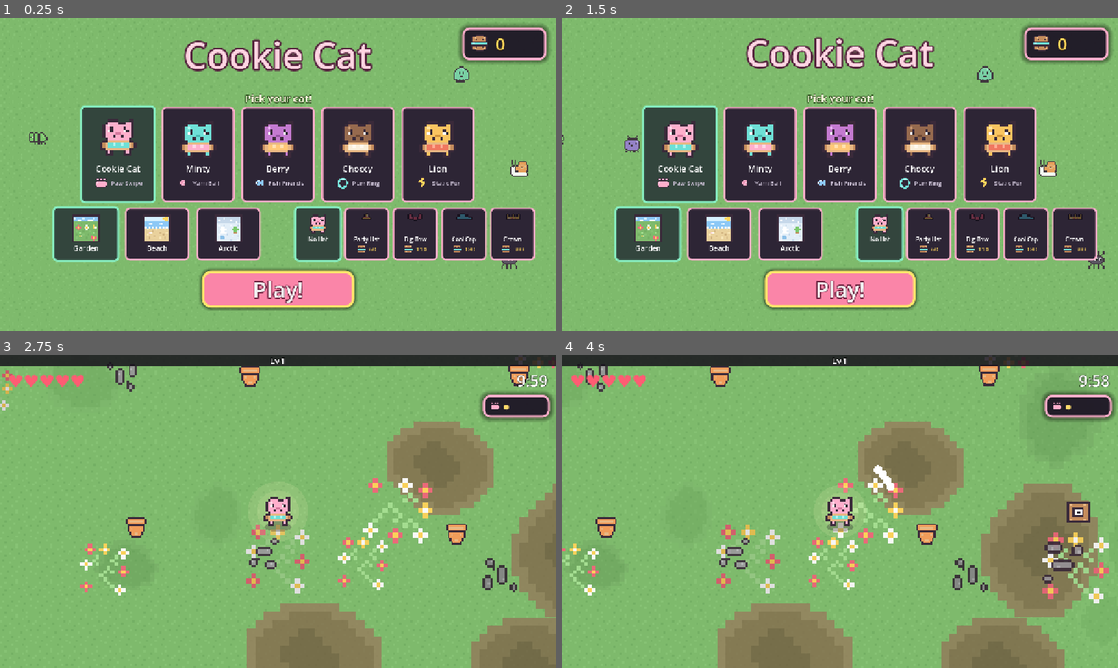
Above: before the commit, frames 1-4 (two rows, left to right).
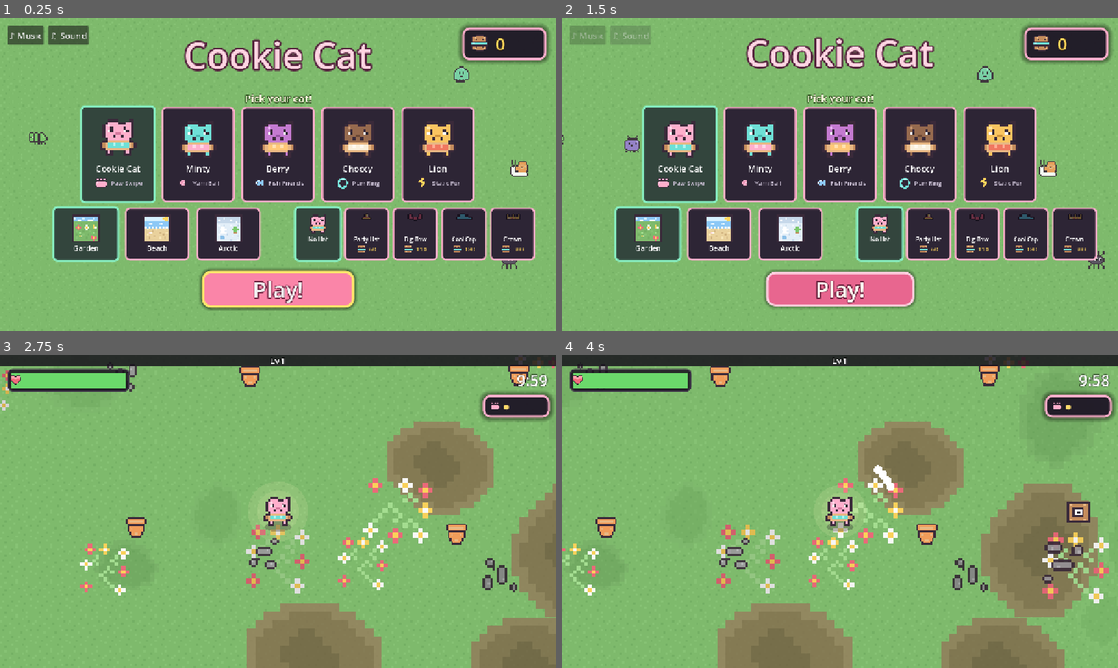
Above: after the commit, the same moments.

Repository: lukew-cogapp/cookie-cat
Game: Godot game, scene res://scenes/start_screen.tscn
Two runs of this game, one before a commit and one after it. Both use one fixed random seed, a clock stepped at 60 frames per second and the inputs below.
Inputs (mouse positions are in pixels of both pictures, inside the frame that each line leads up to):
- Up to frame 1 (0.25 s): no input
- Up to frame 2 (1.5 s): click (589, 36) at 0.5 s, where only the run after the commit has a clickable "♪ Music"; click (628, 36) at 1.25 s, where only the run after the commit has a clickable "♫ Sound"
- Up to frame 3 (2.75 s): click "Play!" at 2 s
- Up to frame 4 (4 s): tap Enter at 2.75 s; move the mouse to (962, 495) at 2.77 s; hold D (move_right) 2.78-3.5 s; tap Space (confirm) at 2.85 s; click (962, 495) at 2.92 s; drag from (728, 527) to (812, 574) at 3.52 s

The runs differ from the first frame. In frame 1, 0.8% of the frame differs, in the area x 1-16%, y 2-9%; in frame 2, 4.0%, in the area x 1-64%, y 2-94%; in frame 3, 1.7%; in frame 4, 1.7%.

Commit message:
Add spider webs, per-enemy damage, a health bar and audio toggles
Every enemy did 1.0 damage, so a boss hit exactly as hard as a first-minute
grub; a bar shows the difference that five hearts could not. Webs give the
spider a reason to exist beyond being fast, and expire after ten seconds so
an old fight cannot leave the garden sticky.

Diff:
--- a/scenes/hud.tscn
+++ b/scenes/hud.tscn
@@ -1,7 +1,9 @@
-[gd_scene load_steps=3 format=3]
+[gd_scene load_steps=5 format=3]
 
 [ext_resource type="Script" path="res://scripts/hud.gd" id="1"]
 [ext_resource type="StyleBox" path="res://ui/panel.tres" id="2"]
+[ext_resource type="StyleBox" path="res://ui/health_back.tres" id="3"]
+[ext_resource type="Texture2D" path="res://assets/heart.png" id="4"]
 
 [node name="Hud" type="CanvasLayer"]
 script = ExtResource("1")
@@ -18,11 +20,36 @@
 [node name="Row" type="HBoxContainer" parent="Top"]
 layout_mode = 2
 
-[node name="Hearts" type="Label" parent="Top/Row"]
-layout_mode = 2
-text = "♥♥♥"
-theme_override_font_sizes/font_size = 40
-theme_override_colors/font_color = Color(1, 0.36, 0.45, 1)
+[node name="Health" type="PanelContainer" parent="Top/Row"]
+custom_minimum_size = Vector2(280, 34)
+layout_mode = 2
+theme_override_styles/panel = ExtResource("3")
+
+[node name="Pad" type="MarginContainer" parent="Top/Row/Health"]
+layout_mode = 2
+theme_override_constants/margin_left = 5
+theme_override_constants/margin_top = 5
+theme_override_constants/margin_right = 5
+theme_override_constants/margin_bottom = 5
+
+[node name="Bar" type="Control" parent="Top/Row/Health/Pad"]
+layout_mode = 2
+
+[node name="Fill" type="ColorRect" parent="Top/Row/Health/Pad/Bar"]
+anchors_preset = 15
+anchor_right = 1.0
+anchor_bottom = 1.0
+color = Color(0.42, 0.85, 0.42, 1)
+
+[node name="Heart" type="TextureRect" parent="Top/Row/Health"]
+custom_minimum_size = Vector2(30, 30)
+layout_mode = 2
+size_flags_horizontal = 0
+size_flags_vertical = 4
+texture = ExtResource("4")
+expand_mode = 1
+stretch_mode = 5
+texture_filter = 1
 
 [node name="Spacer" type="Control" parent="Top/Row"]
 layout_mode = 2
--- a/scenes/start_screen.tscn
+++ b/scenes/start_screen.tscn
@@ -175,18 +175,36 @@
 theme_override_styles/pressed = ExtResource("4")
 theme_override_styles/focus = ExtResource("4")
 
+[node name="Audio" type="HBoxContainer" parent="."]
+anchors_preset = 0
+offset_left = 18.0
+offset_top = 18.0
+offset_right = 250.0
+offset_bottom = 62.0
+theme_override_constants/separation = 10
+
+[node name="Music" type="Button" parent="Audio"]
+layout_mode = 2
+text = "♪ Music"
+theme_override_font_sizes/font_size = 20
+
+[node name="Sound" type="Button" parent="Audio"]
+layout_mode = 2
+text = "♫ Sound"
+theme_override_font_sizes/font_size = 20
+
 [node name="Stats" type="Label" parent="."]
-anchors_preset = 7
-anchor_left = 0.5
-anchor_top = 1.0
-anchor_right = 0.5
-anchor_bottom = 1.0
+anchors_preset = 8
+anchor_left = 0.5
+anchor_top = 0.5
+anchor_right = 0.5
+anchor_bottom = 0.5
 offset_left = -400.0
-offset_top = -58.0
+offset_top = 316.0
 offset_right = 400.0
-offset_bottom = -24.0
-grow_horizontal = 2
-grow_vertical = 0
+offset_bottom = 350.0
+grow_horizontal = 2
+grow_vertical = 2
 text = ""
 horizontal_alignment = 1
 theme_override_font_sizes/font_size = 18
--- a/scripts/audio.gd
+++ b/scripts/audio.gd
@@ -83,16 +83,20 @@
 	# A bug nibbling a crumb: the smallest sound in the bank.
 	_bank["crumb"] = _tone(240.0, 180.0, 0.05, "sine", 0.14)
 	# C-major bass under a sparse melody. The loop point never clicks: see _music.
-	# Sixteen beats, not eight: the old loop came round every 3.2 seconds and
-	# a child hears that as one bar repeating for ten minutes. The bass is an
-	# octave up as well, since down at C2 it was a drone under everything
-	# rather than a tune.
+	# Thirty-two beats, and a melody that goes somewhere before it comes back.
+	# Sixteen at 0.36 still came round every 5.8 seconds, which a child hears
+	# as one phrase repeating; this runs twice as long and moves through I-vi-
+	# IV-V so the return lands rather than just restarting.
 	_bank["music"] = _music(
-		[130.81, 164.81, 196.0, 164.81, 146.83, 196.0, 174.61, 146.83,
-		 130.81, 196.0, 164.81, 130.81, 146.83, 174.61, 196.0, 164.81],
-		[523.25, 0.0, 659.25, 587.33, 0.0, 783.99, 659.25, 0.0,
-		 587.33, 659.25, 0.0, 523.25, 587.33, 0.0, 659.25, 783.99],
-		0.36,
+		[130.81, 130.81, 164.81, 196.0, 110.0, 110.0, 130.81, 164.81,
+		 174.61, 174.61, 220.0, 174.61, 196.0, 196.0, 246.94, 196.0,
+		 130.81, 164.81, 196.0, 164.81, 110.0, 130.81, 164.81, 130.81,
+		 174.61, 220.0, 196.0, 246.94, 196.0, 164.81, 146.83, 130.81],
+		[523.25, 0.0, 659.25, 0.0, 440.0, 523.25, 0.0, 659.25,
+		 698.46, 0.0, 880.0, 0.0, 783.99, 0.0, 987.77, 0.0,
+		 523.25, 659.25, 0.0, 783.99, 659.25, 0.0, 523.25, 0.0,
+		 698.46, 0.0, 783.99, 987.77, 0.0, 659.25, 0.0, 523.25],
+		0.34,
 	)
 	for _i in VOICES:
 		var p := AudioStreamPlayer.new()
--- a/scripts/hud.gd
+++ b/scripts/hud.gd
@@ -1,15 +1,11 @@
 extends CanvasLayer
-## Hearts, the XP bar, the clock, and the level-up picker.
+## The health bar, the XP bar, the clock, and the level-up picker.
 ##
 ## The text is content and lives here beside the condition it describes, not
 ## in `tuning.gd`. Everything a five-year-old must read to play is an icon or
 ## a number: the words are for the adult sitting next to them.
 
-## Big enough to count across the room.
-const HEART_FULL := "♥"
-const HEART_EMPTY := "♡"
-
-@onready var _hearts: Label = $Top/Row/Hearts
+@onready var _health_fill: ColorRect = $Top/Row/Health/Pad/Bar/Fill
 @onready var _clock: Label = $Top/Row/Clock
 @onready var _xp_fill: ColorRect = $Xp/Fill
 @onready var _level: Label = $Xp/Level
@@ -81,10 +77,17 @@
 	_clock.text = "%d:%02d" % [int(left) / 60, int(left) % 60]
 
 
+## The health bar. A bar rather than hearts, so a boss's hit visibly takes more
+## than a grub's; the colour is what a child reads, not the number.
 func set_health(hp: float, max_hp: float) -> void:
-	var full := int(round(hp))
-	var total := int(round(max_hp))
-	_hearts.text = HEART_FULL.repeat(full) + HEART_EMPTY.repeat(maxi(total - full, 0))
+	var frac: float = clampf(hp / maxf(max_hp, 1.0), 0.0, 1.0)
+	_health_fill.anchor_right = frac
+	var colour := Tuning.HEALTH_GOOD
+	if frac < Tuning.HEALTH_LOW_BELOW:
+		colour = Tuning.HEALTH_LOW
+	elif frac < Tuning.HEALTH_FAIR_BELOW:
+		colour = Tuning.HEALTH_FAIR
+	_health_fill.color = colour
 
 
 func flash(text: String) -> void:
--- a/scripts/player.gd
+++ b/scripts/player.gd
@@ -12,6 +12,12 @@
 ## Fired before the heart is deducted, so the world can clear space around the
 ## cat. The player cannot do it itself: it does not know about the swarm.
 signal hurt_taken
+
+## How much of its speed the cat keeps, and for how long. Set by the world from
+## the webs the spiders leave: a slow that takes control away from a child is
+## mild and brief on purpose, since running away must still work.
+var _slow := 1.0
+var _slow_for := 0.0
 
 var hp := 0.0
 var max_hp := 0.0
@@ -63,9 +69,13 @@
 		return
 	if mercy > 0.0:
 		mercy = maxf(mercy - delta, 0.0)
+	if _slow_for > 0.0:
+		_slow_for = maxf(_slow_for - delta, 0.0)
+		if _slow_for <= 0.0:
+			_slow = 1.0
 	var dir := Input.get_vector("move_left", "move_right", "move_up", "move_down")
 	if dir != Vector2.ZERO:
-		var speed := Tuning.PLAYER_SPEED * Run.passive("boots")
+		var speed := Tuning.PLAYER_SPEED * Run.passive("boots") * _slow
 		# `dir` keeps the stick's magnitude, so a gentle push walks. Below the
 		# floor it is treated as full tilt, or a child pushing softly creeps
 		# and cannot get away from anything.
@@ -143,6 +153,14 @@
 	return Tuning.MAGNET_RADIUS * Run.passive("magnet")
 
 
+## Slows the cat, for as long as it keeps being told to. The strongest slow
+## wins while it lasts, so stepping from one web to another does not speed up.
+func slow_by(factor: float, secs: float) -> void:
+	if _slow_for <= 0.0 or factor < _slow:
+		_slow = factor
+	_slow_for = maxf(_slow_for, secs)
+
+
 ## Which way the cat is looking. The Paw Swipe aims by this, so it reads off
 ## the sprite rather than the last input: a swipe must match what is drawn.
 func facing_left() -> bool:
--- a/scripts/props.gd
+++ b/scripts/props.gd
@@ -153,8 +153,8 @@
 	_refill_around(_player.global_position)
 	var faded := false
 	for i in alive:
-		if flash[i] > 0.0:
-			flash[i] = maxf(flash[i] - delta, 0.0)
+		if flash[i] > -Tuning.HIT_FLASH_GAP:
+			flash[i] = maxf(flash[i] - delta, -Tuning.HIT_FLASH_GAP)
 			faded = true
 	if faded or not _dead.is_empty():
 		_compact()
@@ -186,11 +186,11 @@
 			_hits.append(i)
 	for i in _hits:
 		hp[i] -= amount
-		# Only re-flash once the last one has finished. An aura or a puddle
-		# damages every frame, and refreshing the timer each time pinned a pot
-		# permanently white: bugs never showed it because they die in a second,
-		# but a pot outlives its own flash many times over.
-		if flash[i] <= 0.0:
+		# A flash, then a gap longer than the flash. An aura damages every
+		# frame; refreshing the timer pinned a pot solid white, and merely
+		# waiting for the last flash to end still left it white half the time.
+		# The countdown runs negative through the gap.
+		if flash[i] <= -Tuning.HIT_FLASH_GAP:
 			flash[i] = Tuning.HIT_FLASH_TIME
 		if hp[i] <= 0.0:
 			_dead.append(i)
--- a/scripts/start_screen.gd
+++ b/scripts/start_screen.gd
@@ -11,6 +11,8 @@
 @onready var _maps: HBoxContainer = $Maps
 @onready var _hats: HBoxContainer = $Hats
 @onready var _play: Button = $Play
+@onready var _music_button: Button = $Audio/Music
+@onready var _sound_button: Button = $Audio/Sound
 @onready var _cookies: Label = $Cookies/Pad/Row/Count
 @onready var _stats: Label = $Stats
 @onready var _bugs: Control = $Bugs
@@ -35,6 +37,9 @@
 
 
 func _ready() -> void:
+	_music_button.pressed.connect(_toggle_music)
+	_sound_button.pressed.connect(_toggle_sound)
+	_refresh_audio()
 	_title.text = ProjectSettings.get_setting("application/config/name")
 	# An edited save or a version bump can orphan the remembered cat or map.
 	if not Save.is_unlocked(Run.cat):
@@ -293,6 +298,29 @@
 	_play.focus_neighbor_bottom = _play.get_path_to(cats[0])
 
 
+## The audio switches. Off is shown by dimming rather than by words, since the
+## label has to stay readable to someone who cannot read it.
+func _refresh_audio() -> void:
+	_music_button.modulate.a = Tuning.START_AUDIO_OFF_ALPHA if Save.music_off else 1.0
+	_sound_button.modulate.a = Tuning.START_AUDIO_OFF_ALPHA if Save.sound_off else 1.0
+
+
+func _toggle_music() -> void:
+	Save.set_audio(Save.sound_off, not Save.music_off)
+	if not Save.music_off:
+		Audio.play_music("music")
+	_refresh_audio()
+	Audio.play("choose")
+
+
+func _toggle_sound() -> void:
+	Save.set_audio(not Save.sound_off, Save.music_off)
+	_refresh_audio()
+	# After the switch, so turning sound back ON is audible and turning it off
+	# is silent, which is the feedback a child expects.
+	Audio.play("choose")
+
+
 func _press(id: String) -> void:
 	Audio.play("choose")
 	_select(id)
--- a/scripts/swarm.gd
+++ b/scripts/swarm.gd
@@ -49,6 +49,14 @@
 var poops := 0
 var _poop_dead: Array[int] = []
 var _poop_mm: MultiMesh
+
+## Webs the spiders have left. Pooled rows drawn by one MultiMesh, like the
+## poop: a web is a position and a countdown, and nothing else.
+var web_pos: Array[Vector2] = []
+var web_life: Array[float] = []
+var webs := 0
+var _web_dead: Array[int] = []
+var _web_mm: MultiMesh
 
 ## One MultiMesh per kind, so each kind draws its own texture in its own
 ## draw call. Six calls for any number of bugs, and a kind is told apart by
@@ -94,6 +102,22 @@
 	poop_node.multimesh = _poop_mm
 	poop_node.texture = load(Tuning.POOP_ART)
 	add_child(poop_node)
+	# The web pool, the same shape again.
+	_web_mm = MultiMesh.new()
+	_web_mm.transform_format = MultiMesh.TRANSFORM_2D
+	_web_mm.use_colors = true
+	_web_mm.mesh = quad
+	_web_mm.instance_count = Tuning.WEB_MAX
+	_web_mm.visible_instance_count = 0
+	var web_node := MultiMeshInstance2D.new()
+	web_node.multimesh = _web_mm
+	web_node.texture = load(Tuning.WEB_ART)
+	# Under the bugs: a web is ground, not an actor.
+	add_child(web_node)
+	move_child(web_node, 0)
+	web_pos.resize(Tuning.WEB_MAX)
+	web_life.resize(Tuning.WEB_MAX)
+
 	poop_pos.resize(Tuning.POOP_MAX)
 	poop_vel.resize(Tuning.POOP_MAX)
 	poop_life.resize(Tuning.POOP_MAX)
@@ -158,6 +182,12 @@
 		# beetle stands off and lobs. Both still obey knockback and slows.
 		if k == Kind.SPIDER:
 			speed *= Tuning.spider_pace(Run.clock + gait[i])
+			# A web every so often as it goes. `aim` is the per-row timer the
+			# dung beetle fires on, and a spider never fires, so it is free.
+			aim[i] -= delta
+			if aim[i] <= 0.0:
+				aim[i] = Tuning.WEB_EVERY
+				_lay_web(pos[i])
 		elif k == Kind.DUNG:
 			if d < Tuning.DUNG_STAND_RANGE:
 				speed = 0.0
@@ -174,8 +204,8 @@
 		pos[i] += step * delta
 		if absf(to.x) > Tuning.ENEMY_FLIP_DEADZONE:
 			_facing_left[i] = to.x < 0.0
-		if flash[i] > 0.0:
-			flash[i] = maxf(flash[i] - delta, 0.0)
+		if flash[i] > -Tuning.HIT_FLASH_GAP:
+			flash[i] = maxf(flash[i] - delta, -Tuning.HIT_FLASH_GAP)
 		if touch[i] > 0.0:
 			touch[i] = maxf(touch[i] - delta, 0.0)
 		if grow[i] > 0.0:
@@ -186,6 +216,7 @@
 			touch[i] = Tuning.ENEMY_TOUCH_COOLDOWN
 			_player.hurt(Tuning.enemy_damage(k))
 	_tick_poops(delta)
+	_tick_webs(delta)
 	_compact()
 	_redraw()
 
@@ -199,7 +230,7 @@
 	# every frame, and refreshing the timer each time held a tanky bug solid
 	# white for as long as it stood there, which loses the silhouette that
 	# tells the kinds apart.
-	if flash[i] <= 0.0:
+	if flash[i] <= -Tuning.HIT_FLASH_GAP:
 		flash[i] = Tuning.HIT_FLASH_TIME
 	var away := (pos[i] - from).normalized()
 	knock[i] = away * Tuning.enemy_knockback(kind[i])
@@ -252,6 +283,56 @@
 	poop_pos[p] = at
 	poop_vel[p] = vel
 	poop_life[p] = Tuning.POOP_LIFE
+
+
+## Drops a web where a spider is standing, on its own cooldown.
+func _lay_web(at: Vector2) -> void:
+	if webs >= Tuning.WEB_MAX:
+		return
+	var w := webs
+	webs += 1
+	web_pos[w] = at
+	web_life[w] = Tuning.WEB_LIFE
+
+
+## How much of its speed the cat keeps at this point, and for how long. The
+## world asks; the swarm owns the webs.
+func web_slow_at(point: Vector2) -> float:
+	var r2 := Tuning.WEB_RADIUS * Tuning.WEB_RADIUS
+	for w in webs:
+		if web_pos[w].distance_squared_to(point) <= r2:
+			return Tuning.WEB_SLOW
+	return 1.0
+
+
+func _tick_webs(delta: float) -> void:
+	for w in webs:
+		web_life[w] -= delta
+		if web_life[w] <= 0.0:
+			_web_dead.append(w)
+	if not _web_dead.is_empty():
+		_web_dead.sort()
+		_web_dead.reverse()
+		var last := -1
+		for w in _web_dead:
+			if w == last:
+				continue
+			last = w
+			webs -= 1
+			if w != webs:
+				web_pos[w] = web_pos[webs]
+				web_life[w] = web_life[webs]
+		_web_dead.clear()
+	_web_mm.visible_instance_count = webs
+	for w in webs:
+		var fade: float = clampf(web_life[w] / Tuning.WEB_FADE, 0.0, 1.0)
+		_web_mm.set_instance_transform_2d(
+			w,
+			Transform2D(
+				0.0, Vector2(Tuning.WEB_DRAW_SIZE, Tuning.WEB_DRAW_SIZE), 0.0, web_pos[w]
+			)
+		)
+		_web_mm.set_instance_color(w, Color(1.0, 1.0, 1.0, fade))
 
 
 func _tick_poops(delta: float) -> void:
--- a/scripts/tuning.gd
+++ b/scripts/tuning.gd
@@ -29,9 +29,10 @@
 const ZOOM := 2.5
 
 # --- Player ---
-## Hearts, not a health bar: big icons a five-year-old can count. Five, not
-## three, so a bad minute is a setback rather than the end of the run.
-const PLAYER_MAX_HP := 5.0
+## A bar, not hearts. Hearts could only show five states, so a grub and a boss
+## both took exactly one however hard they hit; with a bar the difference is
+## visible. 100 so the numbers below read as percentages.
+const PLAYER_MAX_HP := 100.0
 const PLAYER_SPEED := 118.0
 ## Every enemy is slower than this. A child who runs away must always escape;
 ## the genre's tension comes from being surrounded, not from being outrun.
@@ -89,7 +90,7 @@
 ## and they never appear in `weapons` or `passives`, so a snack cannot be
 ## "levelled" and cannot fill a slot.
 const CONSUMABLES := {
-	"snack": {"name": "Tasty Snack", "heals": 1.0},
+	"snack": {"name": "Tasty Snack", "heals": 40.0},
 }
 
 const STARTER_CAT := "cookie"
@@ -241,7 +242,7 @@
 		## a child has.
 		"kind": "trail",
 		"damage": 7.0,
-		"cooldown": 0.42,
+		"cooldown": 1.1,
 		"radius": 30.0,
 		"life": 4.0,
 		"damage_gain": 3.5,
@@ -349,14 +350,14 @@
 ## HP is flat per kind and grows with the clock, not with player level: a
 ## child who levels fast should feel stronger, not meet tougher bugs.
 const ENEMIES := [
-	{"name": "Grub", "hp": 6.0, "speed": 46.0, "damage": 1.0, "radius": 9.0, "xp": 1, "gem_up": 0.02, "knock": 46.0},
-	{"name": "Beetle", "hp": 14.0, "speed": 62.0, "damage": 1.0, "radius": 10.0, "xp": 2, "gem_up": 0.06, "knock": 38.0},
-	{"name": "Snail", "hp": 34.0, "speed": 28.0, "damage": 1.0, "radius": 12.0, "xp": 4, "gem_up": 0.14, "knock": 22.0},
-	{"name": "Wasp", "hp": 10.0, "speed": 104.0, "damage": 1.0, "radius": 8.5, "xp": 3, "gem_up": 0.1, "knock": 60.0},
-	{"name": "Slime", "hp": 22.0, "speed": 52.0, "damage": 1.0, "radius": 11.0, "xp": 3, "gem_up": 0.12, "knock": 34.0},
-	{"name": "Big Bug", "hp": 340.0, "speed": 44.0, "damage": 1.0, "radius": 26.0, "xp": 60, "gem_up": 0.8, "knock": 6.0},
-	{"name": "Spider", "hp": 12.0, "speed": 92.0, "damage": 1.0, "radius": 9.0, "xp": 3, "gem_up": 0.1, "knock": 42.0},
-	{"name": "Dung Beetle", "hp": 26.0, "speed": 40.0, "damage": 1.0, "radius": 11.0, "xp": 5, "gem_up": 0.16, "knock": 18.0},
+	{"name": "Grub", "hp": 6.0, "speed": 46.0, "damage": 4.0, "radius": 9.0, "xp": 1, "gem_up": 0.02, "knock": 46.0},
+	{"name": "Beetle", "hp": 14.0, "speed": 62.0, "damage": 6.0, "radius": 10.0, "xp": 2, "gem_up": 0.06, "knock": 38.0},
+	{"name": "Snail", "hp": 34.0, "speed": 28.0, "damage": 10.0, "radius": 12.0, "xp": 4, "gem_up": 0.14, "knock": 22.0},
+	{"name": "Wasp", "hp": 10.0, "speed": 104.0, "damage": 7.0, "radius": 8.5, "xp": 3, "gem_up": 0.1, "knock": 60.0},
+	{"name": "Slime", "hp": 22.0, "speed": 52.0, "damage": 8.0, "radius": 11.0, "xp": 3, "gem_up": 0.12, "knock": 34.0},
+	{"name": "Big Bug", "hp": 340.0, "speed": 44.0, "damage": 30.0, "radius": 26.0, "xp": 60, "gem_up": 0.8, "knock": 6.0},
+	{"name": "Spider", "hp": 12.0, "speed": 92.0, "damage": 7.0, "radius": 9.0, "xp": 3, "gem_up": 0.1, "knock": 42.0},
+	{"name": "Dung Beetle", "hp": 26.0, "speed": 40.0, "damage": 9.0, "radius": 11.0, "xp": 5, "gem_up": 0.16, "knock": 18.0},
 ]
 const ENEMY_MAX := 220
 ## Past this from the player an enemy is forgotten. Over a screen and a half,
@@ -387,6 +388,32 @@
 const SPIDER_SCUTTLE_DUTY := 0.45
 ## Pace between bursts. Not zero: a bug frozen mid-walk reads as a hang.
 const SPIDER_PAUSE_PACE := 0.12
+
+## Webs. The spider drops one as it scuttles, and the cat slows crossing it.
+## This is what the spider is FOR: without it, it is a fast bug and nothing
+## more, and speed alone is already the wasp's job.
+##
+## The slow is the one thing in the game that takes control away from a child,
+## so it is deliberately mild and short. Running away must still work.
+const WEB_ART := "res://assets/web.png"
+const WEB_MAX := 60
+## Seconds between one spider laying a web. Slow enough that a crowd of them
+## does not carpet the ground.
+const WEB_EVERY := 2.4
+## A web fades after this, so an old fight cannot leave the garden sticky. Ten
+## seconds is the cap the design asks for.
+const WEB_LIFE := 10.0
+## The last of that life spent fading, so a web thins out rather than blinking.
+const WEB_FADE := 2.0
+const WEB_RADIUS := 26.0
+const WEB_DRAW_SIZE := 40.0
+## How much of the cat's speed a web leaves it. Not a stop: a cornered child
+## who cannot move cannot escape, which is the one thing that must never
+## happen.
+const WEB_SLOW := 0.55
+## And how long the slow lingers after stepping out, so crossing the edge does
+## not flicker.
+const WEB_LINGER := 1.0
 
 ## The dung beetle is the first bug that hurts the cat without touching it, so
 ## every number here is about being dodgeable: it stands off, shivers in plain
@@ -497,10 +524,14 @@
 ## A heart every so many kills, so a child who is struggling gets one and a
 ## child who is winning barely notices them.
 const HEART_EVERY := 90
-const HEART_HEAL := 1.0
+## A dropped heart is worth a quarter of the bar.
+const HEART_HEAL := 25.0
 
 # --- Feel ---
 const HIT_FLASH_TIME := 0.08
+## The quiet gap after a flash before another may start. Longer than the flash,
+## or a thing under continuous damage is white more often than not.
+const HIT_FLASH_GAP := 0.22
 ## Bugs are drawn white-tinted for this long after a hit. The art carries the
 ## colour now, so a hit replaces it rather than blending towards white.
 const HIT_FLASH_COLOUR := Color(3.0, 3.0, 3.0)
@@ -739,6 +770,14 @@
 const TOUCH_KNOB_COLOUR := Color(1.0, 0.72, 0.82, 0.75)
 
 # --- HUD ---
+## The health bar. Green while healthy, amber, then red: a colour a child reads
+## without counting, which is what the hearts were for.
+const HEALTH_GOOD := Color(0.42, 0.85, 0.42)
+const HEALTH_FAIR := Color(1.0, 0.78, 0.3)
+const HEALTH_LOW := Color(0.95, 0.36, 0.4)
+const HEALTH_FAIR_BELOW := 0.6
+const HEALTH_LOW_BELOW := 0.3
+
 const BANNER_TIME := 1.6
 const CARD_SIZE := Vector2(200, 250)
 ## The loadout list, top right. Pips rather than a number: a level is a
@@ -797,6 +836,10 @@
 
 # --- Start screen ---
 ## Five cards plus gaps must fit a 1280 design width.
+## A switched-off audio button is dimmed rather than relabelled: the label has
+## to stay readable to someone who cannot read it.
+const START_AUDIO_OFF_ALPHA := 0.4
+
 const START_CARD_SIZE := Vector2(168, 212)
 ## All 16x16 art, scaled by whole numbers so the pixels stay square: the cat
 ## at 6x, weapon and cost icons at 2x, the cookie counter and bugs at 3x.
--- a/scripts/world.gd
+++ b/scripts/world.gd
@@ -52,6 +52,11 @@
 func _physics_process(delta: float) -> void:
 	Run.tick(delta)
 	_follow_lawn()
+	# The webs the spiders left. The swarm owns them and the player does not
+	# know they exist, so the world asks on its behalf.
+	var web := _swarm.web_slow_at(_player.global_position)
+	if web < 1.0:
+		_player.slow_by(web, Tuning.WEB_LINGER)
 	if Run.clock > _combo_until:
 		_combo = 0
 	if _shake > 0.0:
--- a/test/props_test.gd
+++ b/test/props_test.gd
@@ -174,6 +174,7 @@
 func test_continuous_damage_does_not_pin_the_flash() -> void:
 	var i := 0
 	_props.hp[i] = 9999.0
+	_props.flash[i] = -Tuning.HIT_FLASH_GAP
 	_props.damage_near(_props.pos[i], 6.0, 0.1)
 	assert_gt(_props.flash[i], 0.0, "the first hit flashes")
 	# Run the flash down, damaging all the while, as a puddle would.
@@ -182,4 +183,4 @@
 	for _frame in 20:
 		_props.damage_near(_props.pos[i], 6.0, 0.1)
 		_props.flash[i] = maxf(_props.flash[i] - 0.02, 0.0)
-	assert_eq(_props.flash[i], 0.0, "and it is allowed to end")
+	assert_lte(_props.flash[i], 0.0, "and it is allowed to end")
--- a/test/swarm_test.gd
+++ b/test/swarm_test.gd
@@ -166,10 +166,11 @@
 func test_continuous_damage_does_not_pin_the_flash() -> void:
 	_swarm.spawn(Vector2.ZERO, 2)
 	_swarm.hp[0] = 9999.0
+	_swarm.flash[0] = -Tuning.HIT_FLASH_GAP
 	_swarm.damage(0, 0.1, Vector2.ONE)
 	assert_gt(_swarm.flash[0], 0.0, "the first hit flashes")
 	# Damage first, then run the timer down, which is the real frame order.
 	for _frame in 20:
 		_swarm.damage(0, 0.1, Vector2.ONE)
 		_swarm.flash[0] = maxf(_swarm.flash[0] - 0.02, 0.0)
-	assert_eq(_swarm.flash[0], 0.0, "and it is allowed to end")
+	assert_lte(_swarm.flash[0], 0.0, "and it is allowed to end")
--- /dev/null
+++ b/ui/health_back.tres
@@ -0,0 +1,13 @@
+[gd_resource type="StyleBoxFlat" format=3]
+
+[resource]
+bg_color = Color(0.09, 0.07, 0.11, 0.85)
+border_width_left = 3
+border_width_top = 3
+border_width_right = 3
+border_width_bottom = 3
+border_color = Color(0.24, 0.2, 0.28, 1)
+corner_radius_top_left = 10
+corner_radius_top_right = 10
+corner_radius_bottom_right = 10
+corner_radius_bottom_left = 10
Binary file added: assets/web.png
Not shown, added: assets/web.png.import
Not shown, added: test/audio_test.gd.uid
